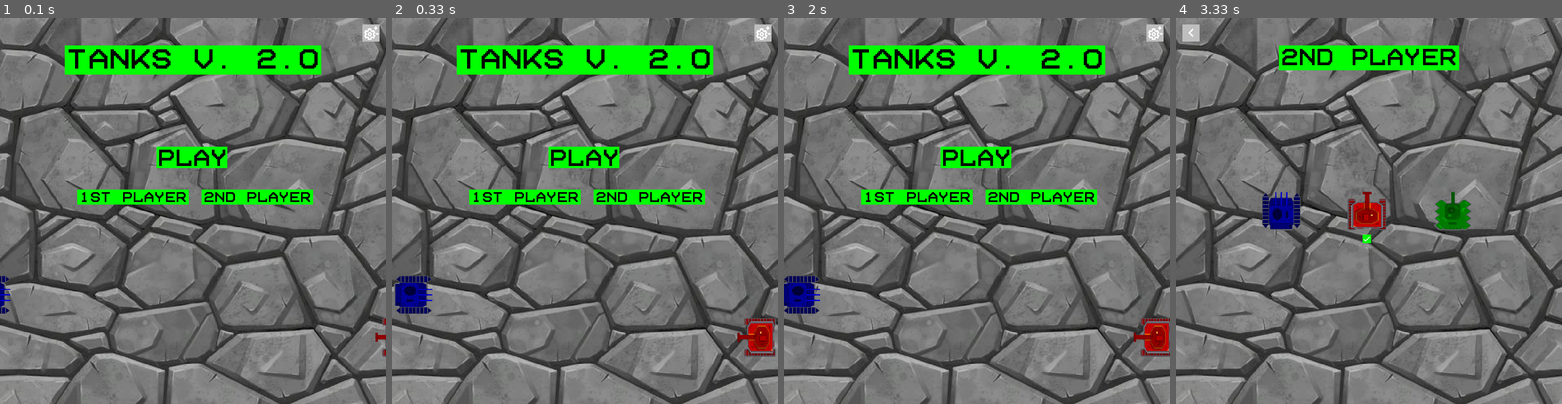
Above: before the commit, frames 1-4 (left to right).
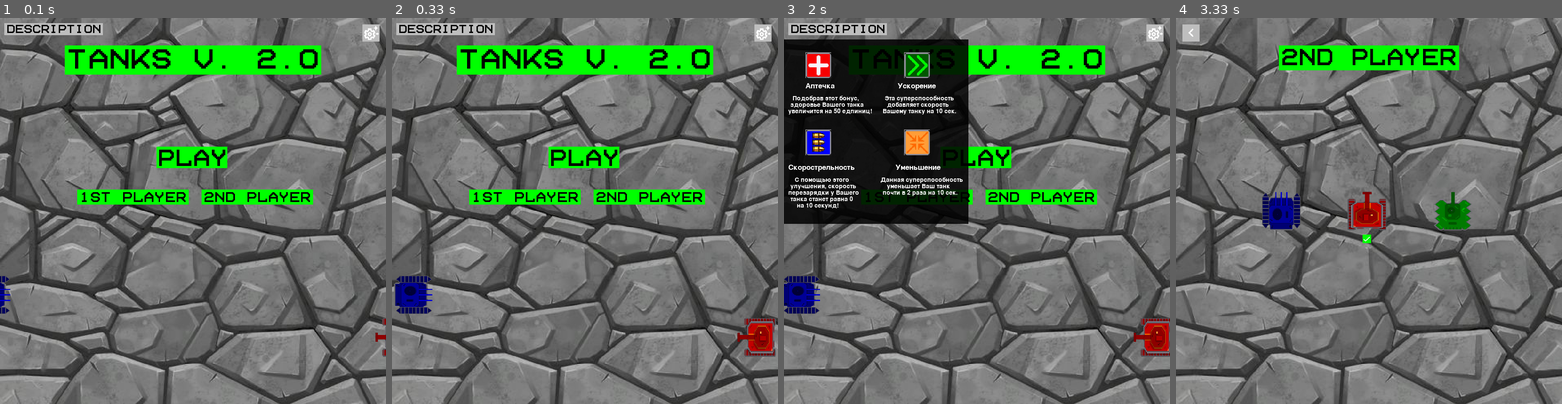
Above: after the commit, the same moments.

Repository: Artem468/pygame_project
Game: pygame game, started from main.py
The game is run twice, just before and just after one commit, with the same random seed, the same clock (stepped at 60 frames per second) and the same inputs.
Inputs (mouse positions are in pixels of both pictures, inside the frame that each line leads up to):
- Up to frame 1 (0.1 s): no input
- Up to frame 2 (0.33 s): no input
- Up to frame 3 (2 s): click (838, 29) at 0.38 s, where only the run after the commit has a clickable "Description"; click "2nd player" at 0.72 s; click (799, 33) at 1.05 s; click "2nd player" at 1.38 s; click (799, 33) at 1.72 s
- Up to frame 4 (3.33 s): click "2nd player" at 2.05 s

The runs differ from the first frame. In frame 1, 0.8% of the frame differs, in the area x 1-27%, y 1-5%; in frame 2, 0.8%; in frame 3, 23%, in the area x 0-48%, y 1-54%; in frame 4, nothing differs.

Commit message:
Add files via upload

Diff:
--- a/main.py
+++ b/main.py
@@ -21,6 +21,7 @@
 
 MUSIC = True
 SOUNDS = True
+flag_description = False
 flag_pause = False
 flag_sound = True
 first_small_flag = False
@@ -372,11 +373,18 @@
     settings = pygame.transform.scale(load_image('settings.png'), (40, 40))
     screen.blit(settings, (845, 14))
 
+    font = pygame.font.Font(r'data\teletactile.ttf', 25)
+    string_rendered = font.render('Description', True, pygame.Color('black'))
+    pygame.draw.rect(screen, 'grey', (10, 12, string_rendered.get_width() + 10, string_rendered.get_height() + 3))
+    screen.blit(string_rendered, (15, 15))
+
+    return 10, string_rendered.get_width() + 20, 12, string_rendered.get_height() + 15
+
 
 def start_screen():
-    start_screen_update()
+    x1, x2, y1, y2 = start_screen_update()
     tanks_preview_update()
-    global start_screen_sound, flag_sound
+    global start_screen_sound, flag_sound, flag_description
     while True:
         if flag_sound:
             if MUSIC:
@@ -389,6 +397,9 @@
             if event.type == pygame.QUIT:
                 terminate()
             if event.type == pygame.MOUSEBUTTONDOWN:
+                if event.pos[0] >= x1 and event.pos[0] <= x2:
+                    if event.pos[1] >= y1 and event.pos[1] <= y2:
+                        flag_description = not flag_description
                 if event.pos[0] >= 845 and event.pos[0] <= 885:
                     if event.pos[1] >= 15 and event.pos[1] <= 55:
                         settings()
@@ -416,6 +427,8 @@
         tank2.update()
         first_preview_sprites.draw(screen)
         second_preview_sprites.draw(screen)
+        if flag_description:
+            description()
         pygame.display.flip()
 
 
@@ -640,6 +653,64 @@
                             else:
                                 screen.blit(toogle_off, (m_x + 300, m_y - 5))
         pygame.display.flip()
+
+
+def description():
+    color = pygame.Surface((430, 430))
+    color.set_alpha(220)
+    color.fill((0, 0, 0))
+    screen.blit(color, (0, 50))
+
+    med_box = pygame.transform.scale(load_image('med_box.jpg'), (60, 60))
+    small_box = pygame.transform.scale(load_image('small_box.jpg'), (60, 60))
+    bullet_box = pygame.transform.scale(load_image('bullet_box.jpg'), (60, 60))
+    fast_box = pygame.transform.scale(load_image('fast_box.jpg'), (60, 60))
+    font = pygame.font.Font(None, 21)
+    font2 = pygame.font.Font(None, 25)
+
+    screen.blit(med_box, (50, 80))
+    text = font2.render('Аптечка', True, pygame.Color('white'))
+    screen.blit(text, (50, 150))
+    text = font.render('Подобрав этот бонус,', True, pygame.Color('white'))
+    screen.blit(text, (20, 180))
+    text = font.render('здоровье Вашего танка', True, pygame.Color('white'))
+    screen.blit(text, (15, 195))
+    text = font.render('увеличится на 50 едпиниц!', True, pygame.Color('white'))
+    screen.blit(text, (10, 210))
+
+    screen.blit(fast_box, (280, 80))
+    text = font2.render('Ускорение', True, pygame.Color('white'))
+    screen.blit(text, (265, 150))
+    text = font.render('Эта суперспособность', True, pygame.Color('white'))
+    screen.blit(text, (235, 180))
+    text = font.render('добавляет скорость', True, pygame.Color('white'))
+    screen.blit(text, (240, 195))
+    text = font.render('Вашему танку на 10 сек.', True, pygame.Color('white'))
+    screen.blit(text, (230, 210))
+
+    screen.blit(bullet_box, (50, 260))
+    text = font2.render('Скорострельность', True, pygame.Color('white'))
+    screen.blit(text, (10, 340))
+    text = font.render('С помощью этого', True, pygame.Color('white'))
+    screen.blit(text, (25, 370))
+    text = font.render('улучшения, скорость', True, pygame.Color('white'))
+    screen.blit(text, (15, 385))
+    text = font.render('перезарядки у Вашего', True, pygame.Color('white'))
+    screen.blit(text, (10, 400))
+    text = font.render('танка станет равна 0', True, pygame.Color('white'))
+    screen.blit(text, (15, 415))
+    text = font.render('на 10 секунд!', True, pygame.Color('white'))
+    screen.blit(text, (30, 430))
+
+    screen.blit(small_box, (280, 260))
+    text = font2.render('Уменьшение', True, pygame.Color('white'))
+    screen.blit(text, (260, 340))
+    text = font.render('Данная суперспособность', True, pygame.Color('white'))
+    screen.blit(text, (225, 370))
+    text = font.render('уменьшает Ваш танк', True, pygame.Color('white'))
+    screen.blit(text, (240, 385))
+    text = font.render('почти в 2 раза на 10 сек.', True, pygame.Color('white'))
+    screen.blit(text, (230, 400))
 
 
 med_box_sprites = pygame.sprite.Group()
